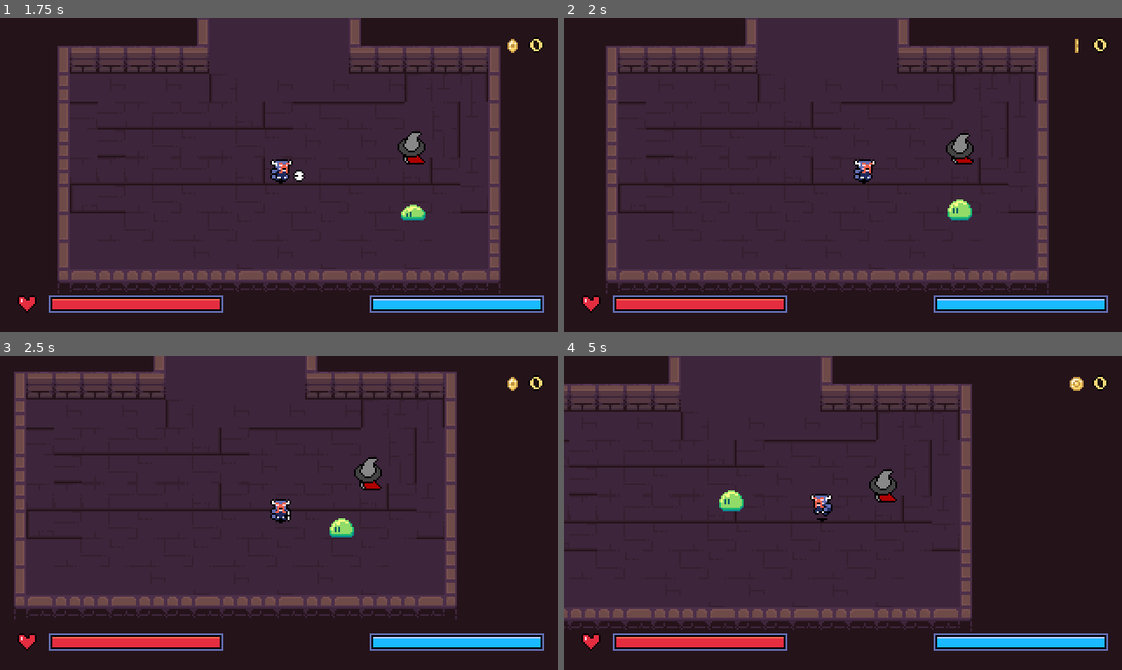
Above: before the commit, frames 1-4 (two rows, left to right).
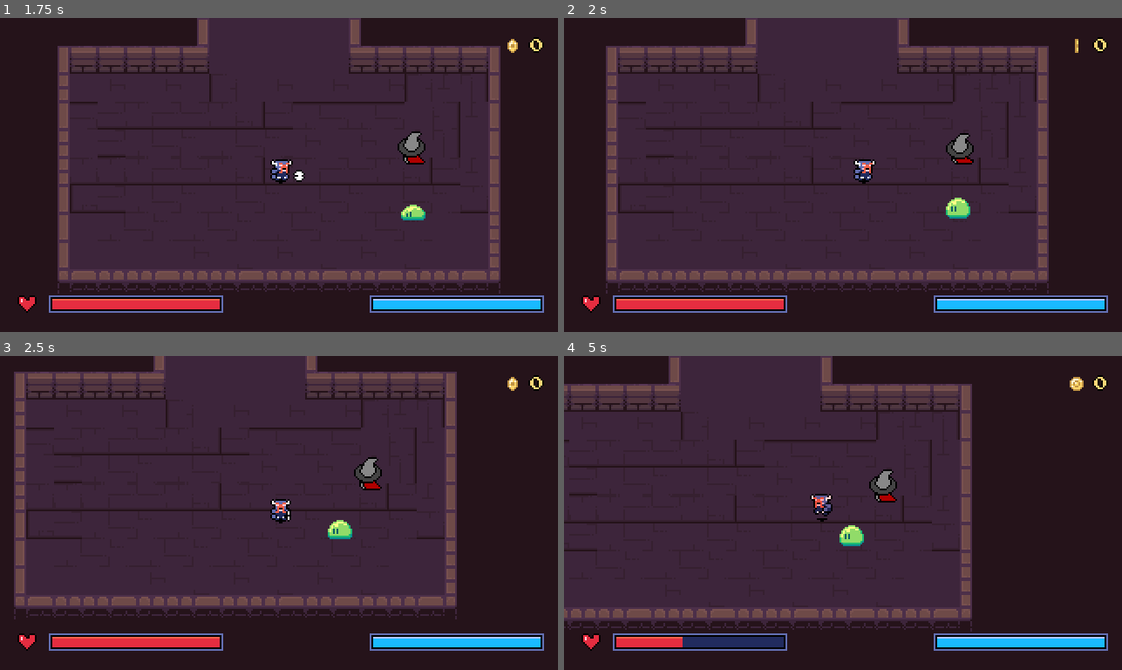
Above: after the commit, the same moments.

Repository: DaEpickid540/haven-2026
Game: Godot game, scene res://Scenes/main.tscn
Same seed, same stepped clock (60 frames per second), same inputs: the game is played once before the commit and once after it.
Inputs (mouse positions are in pixels of both pictures, inside the frame that each line leads up to):
- Up to frame 1 (1.75 s): click "Start Game" at 0.5 s; move the mouse to (401, 159) at 1.27 s; hold Right (right) from 1.28 s (still down); tap J (attack) at 1.35 s; click (401, 159) at 1.42 s
- Up to frame 2 (2 s): keep holding Right (right)
- Up to frame 3 (2.5 s): move the mouse to (167, 528) at 2.02 s; release Right (right) at 2.03 s; hold Down (down) from 2.03 s (still down); tap J (attack) at 2.1 s
- Up to frame 4 (5 s): move the mouse to (898, 443) at 2.77 s; release Down (down) at 2.78 s; hold Right (right) 2.78-3.53 s; hold X (dash) 2.78-3.53 s; tap J (attack) at 3.05, 3.8, 4.35 s; move the mouse to (815, 575) at 3.52 s; hold Up (up) 3.53-4.28 s; tap E (interact) at 3.6 s; click (815, 575) at 3.67 s; move the mouse to (1010, 560) at 4.27 s; hold Left (left) from 4.28 s (still down)

Frame 1 is identical in both runs. In frame 2, 0.2% of the frame differs, in the area x 68-74%, y 57-65%; in frame 3, 0.2%; in frame 4, 1.2%, in the area x 21-54%, y 42-93%.

Commit message:
HOTIFX

Diff:
--- a/Scripts/enemy.gd
+++ b/Scripts/enemy.gd
@@ -28,35 +28,25 @@
 		return
 
 	_attack_cooldown = maxf(_attack_cooldown - delta, 0.0)
-	var state = playback.get_current_node()
-	match state:
-		"Idle":
-			velocity = Vector2.ZERO
-		"Chase":
-			var player = get_player()
-			if player is Player:
-				var direction := global_position.direction_to(player.global_position)
-				var distance_to_player := global_position.distance_to(player.global_position)
-				if distance_to_player > stop_distance:
-					velocity = direction * SPEED
-				else:
-					velocity = Vector2.ZERO
-					_try_attack_player(player)
-				if direction.x != 0.0:
-					sprite_2d.scale.x = sign(direction.x) * -1
-			else:
-				velocity = Vector2.ZERO
+	velocity = Vector2.ZERO
+	# Chase
+	if can_see_player():
+		var to_player := ray_cast_2d.global_transform.basis_xform(ray_cast_2d.target_position)
+		if to_player.length() > stop_distance:
+			velocity = to_player.normalized() * SPEED
+		else:
+			_try_attack_player(get_player())
+		if to_player.x != 0.0:
+			sprite_2d.scale.x = -sign(to_player.x)
 	move_and_slide()
 	damage_overlapping_player()
 
-# Deal contact damage every frame the player's Hurtbox overlaps, not only on
-# entry, so the slime keeps hurting the player while chasing/touching them.
-# The player's own HURT_COOLDOWN limits how often this lands.
+# Contact
 func damage_overlapping_player() -> void:
 	for other_area in damage_area.get_overlapping_areas():
 		var player := other_area.get_parent() as Player
 		if player != null and other_area.name == "Hurtbox":
-			player.take_damage(contact_damage)
+			_try_attack_player(player)
 			return
 
 func get_player() -> Player:
@@ -75,11 +65,10 @@
 func can_see_player() ->bool:
 	if not is_player_in_range():
 		return false
-		print("ah")
 	var player := get_player()
-	ray_cast_2d.target_position = player.global_position - global_position
-	var player_in_sight = not ray_cast_2d.is_colliding()
-	return player_in_sight
+	ray_cast_2d.target_position = ray_cast_2d.to_local(player.global_position)
+	ray_cast_2d.force_raycast_update()  # Refresh
+	return not ray_cast_2d.is_colliding() or ray_cast_2d.get_collider() == player
 
 
 func take_damage(amount: int) -> void:
